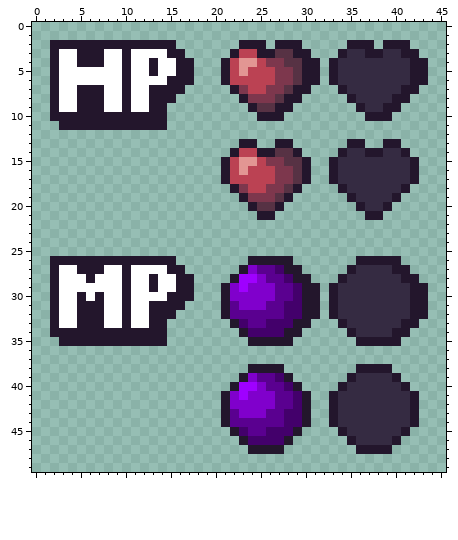
Pixel-art sprite -- Assets/Sprite/UI/Heart&ManaUi.png. Above: the version before the commit.
The file is 46x50 pixels.
Once edited:
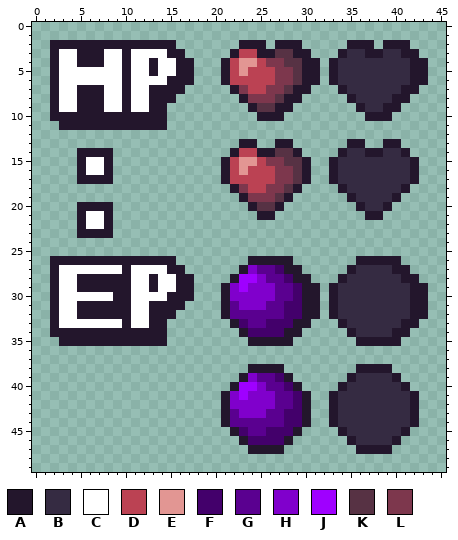
Palette (. is transparent): A #23162c  B #352b42  C #ffffff  D #bb4253  E #e29693  F #43006b  G #5a0090  H #8000cc  J #9f00ff  K #573244  L #7d374d
The exact change:
@@ x 3..10 @@
 13 ........
-14 ........
-15 ........
-16 ........
-17 ........
+14 ..AAAA..
+15 ..ACCA..
+16 ..ACCA..
+17 ..AAAA..
 18 ........
 19 ........
-20 ........
-21 ........
-22 ........
-23 ........
+20 ..AAAA..
+21 ..ACCA..
+22 ..ACCA..
+23 ..AAAA..
 24 ........
@@ x 3..11 @@
 26 AAAAAAAAA
-27 CCAAACCAC
-28 CCCACCCAC
-29 CCCCCCCAC
-30 CCACACCAC
-31 CCAAACCAC
-32 CCAAACCAC
-33 CCAAACCAC
+27 CCCCCCCAC
+28 CCAAAAAAC
+29 CCAAAAAAC
+30 CCCCCCAAC
+31 CCAAAAAAC
+32 CCAAAAAAC
+33 CCCCCCCAC
 34 AAAAAAAAA
Where, in picture pixels (left, top, right, bottom), the same in both pictures:
added: (77, 148, 113, 238)
changed: (77, 265, 122, 328)
